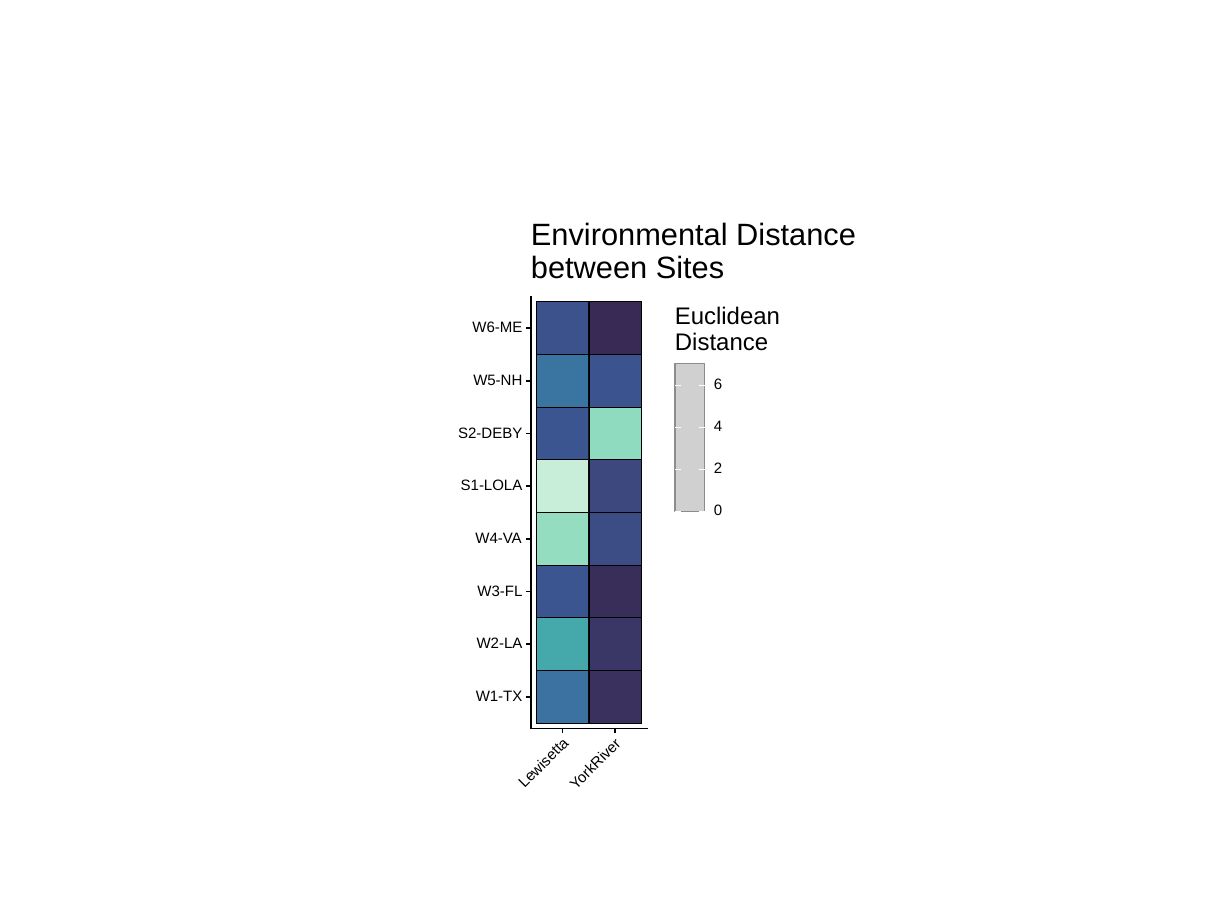
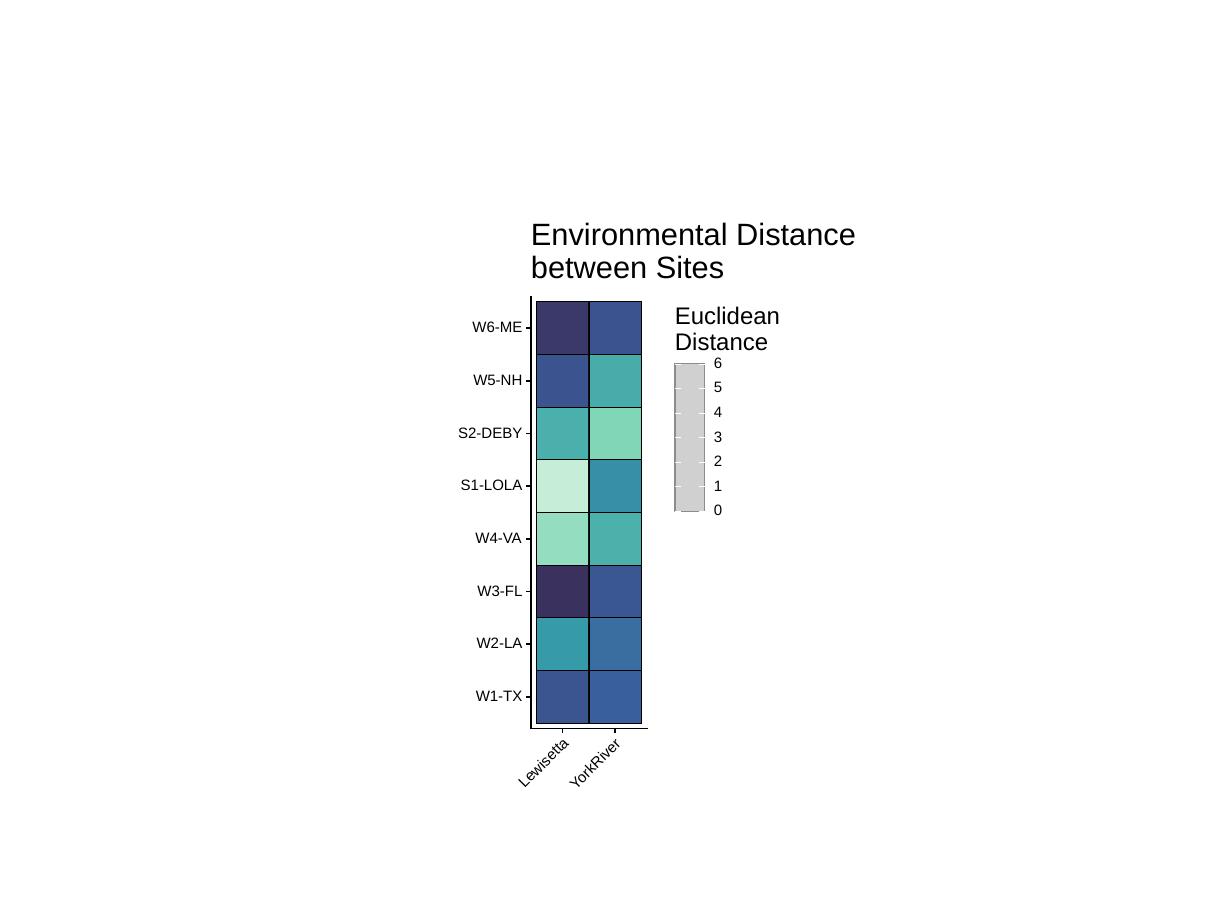
Before and after one commit to ModelValidationProgram/MVP_oyster_GO, a slide deck: slide 3 of results/figures/exporg_env.pptx. Drawn at 1232x924 pixels with LibreOffice and Linux fonts; fonts in the diff are those of the drawing; grey boxes stand for pictures. Boxes give left, top, right and bottom in pixels: in the first picture for what was removed or moved away, otherwise in the second. Text is boxed around its words. In the diff, an @@ line names an element or a change of style, - is before the commit and + after.

```diff
--- a/results/figures/exporg_env.pptx
+++ b/results/figures/exporg_env.pptx
@@ rectangle at (536,302,589,355): fill #3B528D to #3B3969 @@
@@ rectangle at (589,302,642,355): fill #382A55 to #3B548F @@
@@ rectangle at (536,355,589,408): fill #3A74A1 to #3B538E @@
@@ rectangle at (589,355,642,408): fill #3B538E to #48ACAA @@
@@ text "6": place and size @@
-text "6" at (714,378,722,389)
+text "6" at (714,357,722,368)
@@ freeform shape: place and size @@
-freeform shape at (675,384,681,384)
+freeform shape at (675,388,681,388)
@@ freeform shape: place and size @@
-freeform shape at (675,428,681,428)
+freeform shape at (699,363,705,363)
@@ freeform shape: place and size @@
-freeform shape at (675,469,681,469)
+freeform shape at (699,388,705,388)
@@ text added at (714,381,722,392), 8.8 pt, text #000000 @@
+5
@@ rectangle at (536,407,589,460): fill #3B5590 to #4BB0AB @@
@@ rectangle at (589,407,642,460): fill #8FDBBF to #80D7B8 @@
@@ text "4": place and size @@
-text "4" at (714,420,722,431)
+text "4" at (714,406,722,417)
@@ freeform shape: place and size @@
-freeform shape at (699,384,705,384)
+freeform shape at (699,437,705,437)
@@ text added at (714,431,722,442), 8.8 pt, text #000000 @@
+3
@@ rectangle at (536,460,589,513): fill #C8EEDA to #C5EDD8 @@
@@ rectangle at (589,460,642,513): fill #3C487E to #368FA7 @@
@@ freeform shape: place and size @@
-freeform shape at (699,428,705,428)
+freeform shape at (699,462,705,462)
@@ text "2": place and size @@
-text "2" at (714,462,722,473)
+text "2" at (714,455,722,466)
@@ freeform shape: place and size @@
-freeform shape at (699,469,705,469)
+freeform shape at (699,487,705,487)
@@ text added at (714,480,722,491), 8.8 pt, text #000000 @@
+1
@@ rectangle at (589,513,642,565): fill #3C4C84 to #4CB1AB @@
@@ rectangle at (536,565,589,618): fill #3B5590 to #3A315E @@
@@ rectangle at (589,565,642,618): fill #392E5A to #3A5793 @@
@@ rectangle at (536,618,589,671): fill #45A8AA to #379AA9 @@
@@ rectangle at (589,618,642,671): fill #3A3665 to #3A6DA0 @@
@@ rectangle at (536,670,589,723): fill #3B72A1 to #3B5591 @@
@@ rectangle at (589,670,642,723): fill #3A315E to #39609D @@
```
Also in this commit, not shown: 1 other slide changed, 13 other files.
